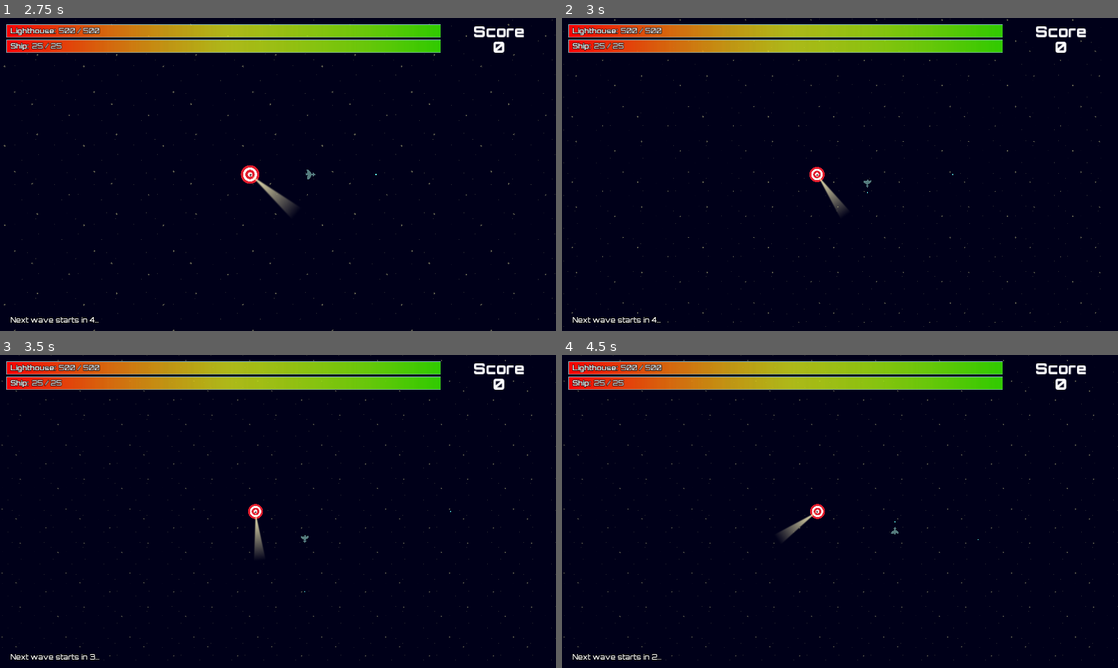
Above: before the commit, frames 1-4 (two rows, left to right).
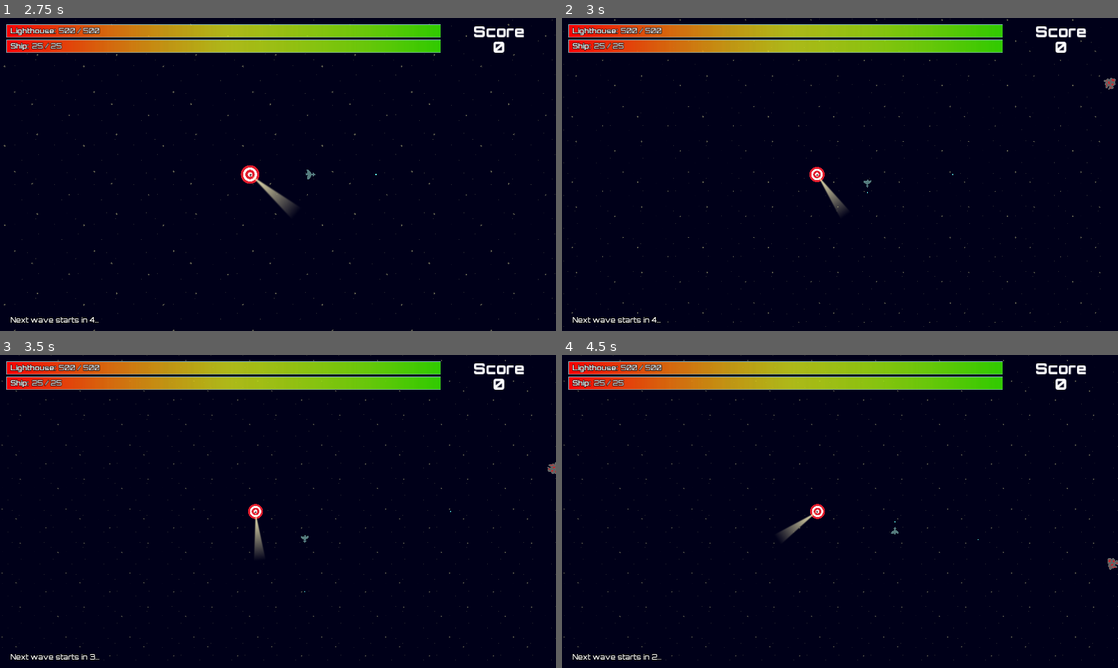
Above: after the commit, the same moments.

Repository: lmbarros/LD46-TheLighthouseAtTheEndOfTheUniverse
Game: Godot game, scene res://screens/TitleScreen.tscn
The game is run twice, just before and just after one commit, with the same random seed, the same clock (stepped at 60 frames per second) and the same inputs.
Inputs:
- Up to frame 1 (2.75 s): click "Play!" at 0.5 s; click "Play!" at 1.25 s; tap Enter at 2 s; hold Right (moveRight) from 2.03 s (still down); tap Ctrl (fire) at 2.1 s
- Up to frame 2 (3 s): release Right (moveRight) at 2.78 s; hold Down (moveDown) from 2.78 s (still down); tap Ctrl (fire) at 2.85 s
- Up to frame 3 (3.5 s): keep holding Down (moveDown)
- Up to frame 4 (4.5 s): release Down (moveDown) at 3.53 s; hold Right (moveRight) 3.53-4.28 s; tap Ctrl (fire) at 3.6, 4.35 s; hold Up (moveUp) from 4.28 s (still down)

Frame 1 is identical in both runs. In frame 2, less than 0.1% of the frame differs, in the area x 97-100%, y 19-23%; in frame 3, less than 0.1%; in frame 4, less than 0.1%.

Commit message:
Integrate asteroids

Diff:
--- a/src/misc/Asteroid.gd
+++ b/src/misc/Asteroid.gd
@@ -3,6 +3,7 @@
 const CURE_PLAYER_AMOUNT := 5
 const CURE_LIGHTHOUSE_AMOUNT := 15
 
+var orbitRadius = 0.0
 
 # Remaining health
 var health = 15.0
@@ -38,9 +39,27 @@
 
 func _process(delta: float) -> void:
 	$RotatingStuff.rotation += delta * PI
-	while rotation >= 2*PI:
-		rotation -= 2*PI
+	while $RotatingStuff.rotation >= 2*PI:
+		$RotatingStuff.rotation -= 2*PI
+
+	var theta = cartesian2polar(position.x, position.y).y
+
+	while theta >= 2*PI:
+		theta -= 2*PI
+	while theta < 0:
+		theta += 2*PI
+
+	theta += delta * PI/10
+
+	var vel = polar2cartesian(orbitRadius, theta) - position
+
+	moveAndCollide(vel, false)
 
 
 func getCollisionDamage() -> float:
 	return 20.0
+
+
+func initPosition() -> void:
+	orbitRadius = RNG.uniform(1500, 2500)
+	position = RNG.pointOnCircumference(orbitRadius)
--- a/src/misc/BaseCollider.gd
+++ b/src/misc/BaseCollider.gd
@@ -28,8 +28,10 @@
 
 
 # Move by a given amount. On collision, dies and causes damage to target.
-func moveAndCollide(vel: Vector2) -> void:
-	rotation = vel.angle()
+func moveAndCollide(vel: Vector2, autoRotate = true) -> void:
+	if autoRotate:
+		rotation = vel.angle()
+
 	var col := move_and_collide(vel)
 
 	if col != null:
--- a/src/screens/PlayfieldScreen.gd
+++ b/src/screens/PlayfieldScreen.gd
@@ -9,6 +9,7 @@
 	G.gs.playingField = self
 	G.gs.player = get_tree().get_nodes_in_group("player").front()
 	G.gs.lighthouse = get_tree().get_nodes_in_group("lighthouse").front()
+	G.createAsteroidMaybe()
 
 
 func _process(delta: float) -> void:
@@ -26,6 +27,7 @@
 				G.gs.secsToNextWave = G.gs.WAVE_INTERVAL
 				G.gs.waveMode = G.gs.waveModes.WAITING
 				G.gs.waveNumber += 1
+				G.createAsteroidMaybe()
 
 				SM.playConfirm()
 				yield(get_tree().create_timer(0.3), "timeout")
--- a/src/scripts/GameState.gd
+++ b/src/scripts/GameState.gd
@@ -32,3 +32,6 @@
 
 # Message to display on the Game Over screen.
 var gameOverMessage := ""
+
+# Current number of asteroids.
+var asteroidCount := 0
--- a/src/scripts/Globals.gd
+++ b/src/scripts/Globals.gd
@@ -1,4 +1,6 @@
 extends Node
+
+const MAX_ASTEROIDS := 3
 
 # The game state.
 var gs: GameState = null
@@ -86,3 +88,15 @@
 		return "You were killed by the space marauders! They probably destroyed the lighthouse afterwards. Or maybe they occupied it and then did a better job than you defending it. Maybe."
 	else:
 		return "The lighhouse was destroyed! And worse: you survived and will have to feel the shame of your flop!"
+
+
+
+# Asteroid class
+onready var asteroidClass = preload("res://misc/Asteroid.tscn")
+
+func createAsteroidMaybe() -> void:
+	if gs.asteroidCount < MAX_ASTEROIDS:
+		gs.asteroidCount += 1
+		var a = asteroidClass.instance()
+		a.initPosition()
+		gs.playingField.add_child(a)
Not shown, changed: README.md
